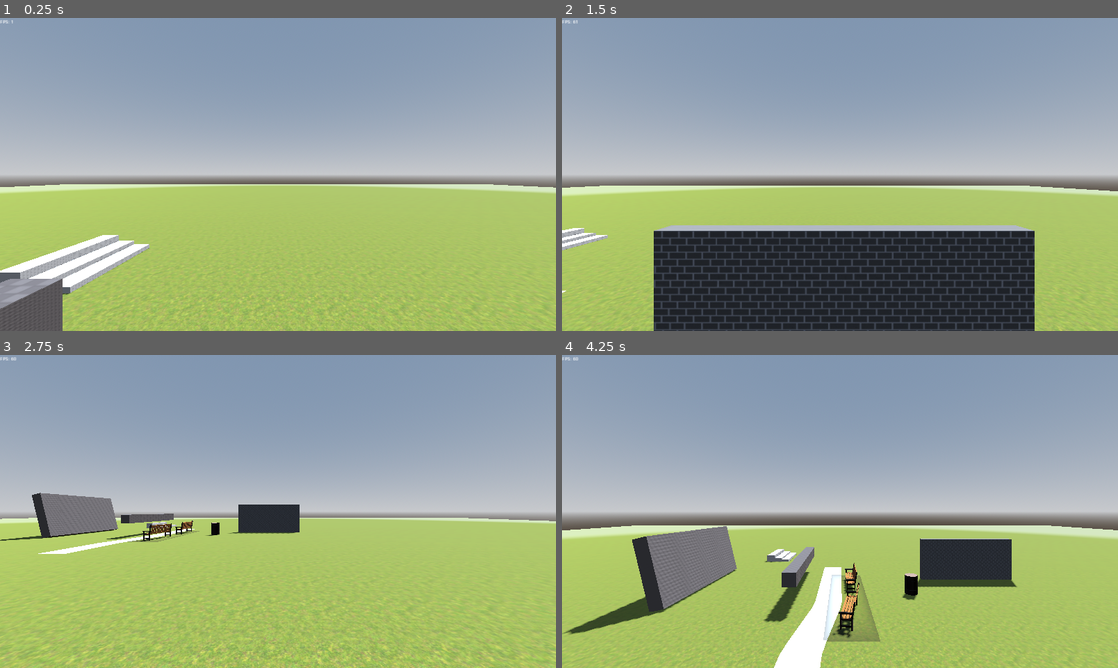
Above: before the commit, frames 1-4 (two rows, left to right).
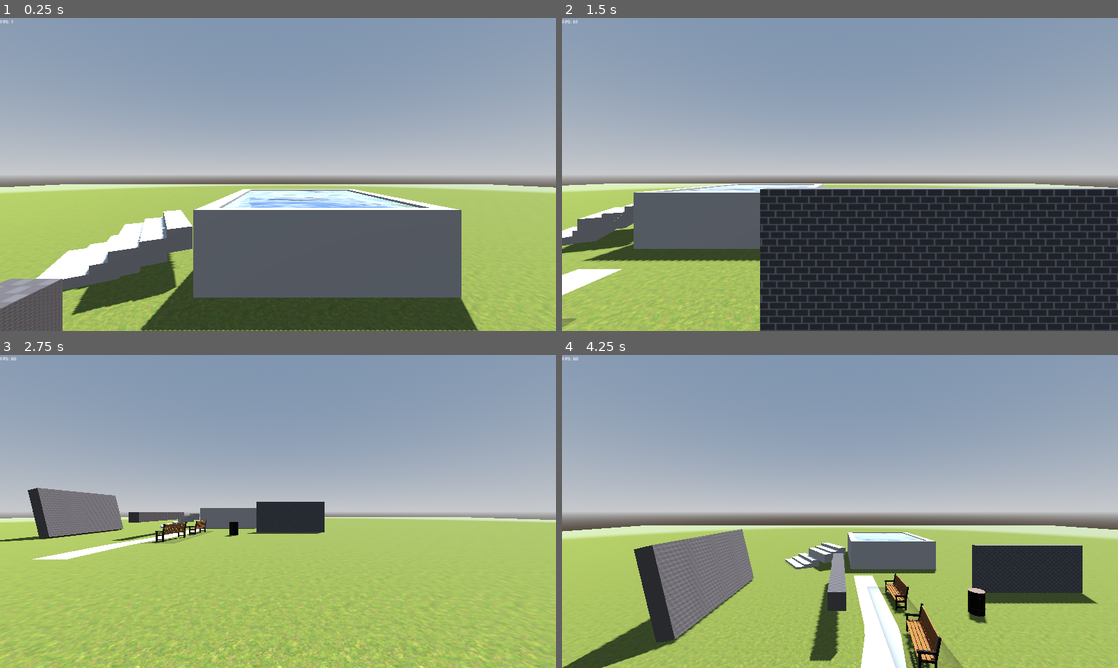
Above: after the commit, the same moments.

Repository: Arktikus/echoes-of-yesterday
Game: Godot game, scene res://playground.tscn
Same seed, same stepped clock (60 frames per second), same inputs: the game is played once before the commit and once after it.
Inputs (mouse positions are in pixels of both pictures, inside the frame that each line leads up to):
- Up to frame 1 (0.25 s): no input
- Up to frame 2 (1.5 s): move the mouse to (962, 158) at 0.52 s; hold D (move_right) 0.53-1.28 s; hold Ctrl (crouch) 0.53-1.28 s; tap Space (jump) at 0.77, 1.07 s; tap V (noclip) at 0.8, 1.35 s; move the mouse to (728, 190) at 1.27 s; hold S (move_down) from 1.28 s (still down)
- Up to frame 3 (2.75 s): tap Space (jump) at 1.52, 1.55, 1.82 s; move the mouse to (333, 442) at 2.02 s; release S (move_down) at 2.03 s; hold D (move_right) from 2.03 s (still down); hold Space (jump) from 2.03 s (still down); tap Ctrl (crouch) at 2.3 s
- Up to frame 4 (4.25 s): move the mouse to (812, 574) at 2.77 s; release D (move_right) at 2.78 s; release Space (jump) at 2.78 s; hold W (move_up) 2.78-3.53 s; tap Ctrl (crouch) at 2.85 s; tap Space (jump) at 3.02, 3.32, 3.77, 3.8, 4.07 s; tap V (noclip) at 3.05 s; move the mouse to (1006, 558) at 3.52 s; press the mouse at (1006, 558) at 3.53 s; hold A (move_left) from 3.53 s (still down)

The runs differ from the first frame. In frame 1, 27% of the frame differs, in the area x 0-87%, y 54-100%; in frame 2, 31%, in the area x 0-100%, y 52-100%; in frame 3, 6.4%; in frame 4, 19%.

Commit message:
Crouch and started adding Water and swimming

Diff:
--- a/player/player.tscn
+++ b/player/player.tscn
@@ -27,12 +27,14 @@
 transform = Transform3D(1, 0, 0, 0, 1, 0, 0, 0, 1, 0, 1, 0)
 mesh = SubResource("CapsuleMesh_f0r81")
 
-[node name="head" type="Node3D" parent="."]
+[node name="head_original_position" type="Node3D" parent="."]
 transform = Transform3D(1, 0, 0, 0, 1, 0, 0, 0, 1, 0, 1.79, 0)
 
-[node name="camera_smooth" type="Node3D" parent="head"]
+[node name="head" type="Node3D" parent="head_original_position"]
 
-[node name="camera_3d" type="Camera3D" parent="head/camera_smooth"]
+[node name="camera_smooth" type="Node3D" parent="head_original_position/head"]
+
+[node name="camera_3d" type="Camera3D" parent="head_original_position/head/camera_smooth"]
 cull_mask = 1048573
 far = 100.0
 
--- a/player/scripts/player.gd
+++ b/player/scripts/player.gd
@@ -21,8 +21,9 @@
 @export_range(0.0, 10.0, 0.1) var controller_sensitivity: float = 5.5
 
 @onready var world_model: Node3D = $world_model
-@onready var camera: Camera3D = $head/camera_smooth/camera_3d
-@onready var camera_smooth: Node3D = $head/camera_smooth
+@onready var head: Node3D = $head_original_position/head
+@onready var camera: Camera3D = $head_original_position/head/camera_smooth/camera_3d
+@onready var camera_smooth: Node3D = $head_original_position/head/camera_smooth
 
 @onready var standing_collision_shape: CollisionShape3D = $standing_collision_shape
 
@@ -33,6 +34,10 @@
 var noclip: bool = false
 var wish_dir: Vector3 = Vector3.ZERO
 var cam_aligned_wish_dir: Vector3 = Vector3.ZERO
+
+const CROUCH_TRANSLATE: float = 0.7
+const CROUCH_JUMP_ADD: float = CROUCH_TRANSLATE * 0.9 # 0.9 for sourcelike camera jitter in air on crouch
+var is_crouched: bool = false
 
 const MAX_STEP_HEIGHT: float = 0.5
 var _snapped_to_stairs_last_frame: bool = false
@@ -79,6 +84,30 @@
 	self.velocity *= new_speed
 
 	_headbob_effect(delta)
+
+@onready var _original_capsule_height = standing_collision_shape.shape.height
+func _handle_crouch_physics(delta) -> void:
+	var was_crouched_last_frame = is_crouched
+	if Input.is_action_pressed("crouch"):
+		is_crouched = true
+	elif is_crouched and not self.test_move(self.global_transform, Vector3(0, CROUCH_TRANSLATE, 0)):
+		is_crouched = false
+
+	# Allow for crouch to heighten/extend a jump
+	var translate_y_if_possible: float = 0.0
+	if was_crouched_last_frame != is_crouched and not is_on_floor() and not _snapped_to_stairs_last_frame:
+		translate_y_if_possible = CROUCH_JUMP_ADD if is_crouched else -CROUCH_JUMP_ADD
+	# Make sure not to get player stuck in floor/ceiling during crouch jumps
+	if translate_y_if_possible != 0.0:
+		var result = KinematicCollision3D.new()
+		self.test_move(self.global_transform, Vector3(0, translate_y_if_possible, 0), result)
+		self.position.y += result.get_travel().y
+		head.position.y -= result.get_travel().y
+		head.position.y = clampf(head.position.y, -CROUCH_TRANSLATE, 0)
+
+	head.position.y = move_toward(head.position.y, -CROUCH_TRANSLATE if is_crouched else 0, 7.0 * delta)
+	standing_collision_shape.shape.height = _original_capsule_height - CROUCH_TRANSLATE if is_crouched else _original_capsule_height
+	standing_collision_shape.position.y = standing_collision_shape.shape.height / 2
 
 func _handle_air_physics(delta) -> void:
 	self.velocity.y -= gravity * delta
@@ -192,6 +221,8 @@
 	wish_dir = self.global_transform.basis * Vector3(_input_dir.x, 0., _input_dir.y)
 	cam_aligned_wish_dir = camera.global_transform.basis * Vector3(_input_dir.x, 0., _input_dir.y)
 
+	_handle_crouch_physics(delta)
+
 	if not _handle_noclip(delta):
 		if is_on_floor() or _snapped_to_stairs_last_frame:
 			if Input.is_action_just_pressed("jump") or (auto_bhop and Input.is_action_pressed("jump")):
@@ -259,6 +290,8 @@
 	)
 
 func get_move_speed() -> float:
+	if is_crouched:
+		return walk_speed * 0.8 #TESTING TODO: CHANGE?
 	return sprint_speed if Input.is_action_pressed("sprint") else walk_speed
 
 #@export_group("Movement")
--- a/playground.tscn
+++ b/playground.tscn
@@ -12,6 +12,7 @@
 [ext_resource type="Script" path="res://fps_label.gd" id="7_k4pil"]
 [ext_resource type="Texture2D" uid="uid://b0mi4gxdqrvob" path="res://textures/wall/wall_02_edited.png" id="8_sb3lp"]
 [ext_resource type="Texture2D" uid="uid://db7tvabybt02y" path="res://textures/wall/wall_02_edited_normal.png" id="9_r8yv3"]
+[ext_resource type="PackedScene" uid="uid://ca0wevg1lb4rx" path="res://utils/WaterMaker3D/WaterMaker3D.tscn" id="13_v1t67"]
 
 [sub_resource type="ProceduralSkyMaterial" id="ProceduralSkyMaterial_up78g"]
 sky_horizon_color = Color(0.64625, 0.65575, 0.67075, 1)
@@ -31,6 +32,7 @@
 fog_aerial_perspective = 0.1
 fog_height_density = 0.2
 fog_depth_begin = 80.0
+volumetric_fog_density = 0.0
 
 [sub_resource type="StandardMaterial3D" id="StandardMaterial3D_eij3s"]
 albedo_texture = ExtResource("1_olesv")
@@ -80,6 +82,38 @@
 size = Vector3(9, 4, 0.5)
 
 [sub_resource type="BoxMesh" id="BoxMesh_4i35l"]
+
+[sub_resource type="BoxMesh" id="BoxMesh_1u3c2"]
+
+[sub_resource type="FastNoiseLite" id="FastNoiseLite_ne0pq"]
+resource_local_to_scene = true
+
+[sub_resource type="NoiseTexture2D" id="NoiseTexture2D_1w7fs"]
+resource_local_to_scene = true
+seamless = true
+as_normal_map = true
+noise = SubResource("FastNoiseLite_ne0pq")
+
+[sub_resource type="NoiseTexture2D" id="NoiseTexture2D_52sdh"]
+resource_local_to_scene = true
+seamless = true
+as_normal_map = true
+noise = SubResource("FastNoiseLite_ne0pq")
+
+[sub_resource type="StandardMaterial3D" id="StandardMaterial3D_160pn"]
+resource_local_to_scene = true
+transparency = 1
+cull_mode = 2
+depth_draw_mode = 1
+albedo_color = Color(0.309804, 0.541176, 0.866667, 0.388235)
+roughness = 0.0
+normal_enabled = true
+normal_texture = SubResource("NoiseTexture2D_1w7fs")
+refraction_enabled = true
+refraction_texture = SubResource("NoiseTexture2D_52sdh")
+uv1_scale = Vector3(0.04, 0.04, 0.04)
+uv1_triplanar = true
+uv1_world_triplanar = true
 
 [node name="Playground" type="Node3D"]
 
@@ -182,16 +216,49 @@
 use_collision = true
 
 [node name="csg_mesh_3d" type="CSGMesh3D" parent="csg_combiner_3d"]
-transform = Transform3D(1, 0, 0, 0, 1, 0, 0, 0, 4.93536, -8.089, -0.266898, -9.58986)
+transform = Transform3D(-0.857733, 0, -2.53724, 0, 1, 0, 0.514095, 0, -4.23322, -9.90069, -0.266898, -9.08851)
 use_collision = true
 mesh = SubResource("BoxMesh_4i35l")
 
 [node name="csg_mesh_3d2" type="CSGMesh3D" parent="csg_combiner_3d"]
-transform = Transform3D(1, 0, 0, 0, 1, 0, 0, 0, 4.93536, -9.06444, -0.053007, -9.58986)
+transform = Transform3D(-0.857733, 0, -2.53724, 0, 1, 0, 0.514095, 0, -4.23322, -9.06402, -0.053007, -9.58998)
 use_collision = true
 mesh = SubResource("BoxMesh_4i35l")
 
 [node name="csg_mesh_3d3" type="CSGMesh3D" parent="csg_combiner_3d"]
-transform = Transform3D(1, 0, 0, 0, 1, 0, 0, 0, 4.93536, -10.0392, 0.307491, -9.58986)
-use_collision = true
-mesh = SubResource("BoxMesh_4i35l")
+transform = Transform3D(-0.857733, 0, -2.53724, 0, 1, 0, 0.514095, 0, -4.23322, -8.22793, 0.307491, -10.0911)
+use_collision = true
+mesh = SubResource("BoxMesh_4i35l")
+
+[node name="csg_mesh_3d4" type="CSGMesh3D" parent="csg_combiner_3d"]
+transform = Transform3D(-0.857733, 0, -2.53724, 0, 1, 0, 0.514095, 0, -4.23322, -6.61796, 1.26205, -9.08851)
+use_collision = true
+mesh = SubResource("BoxMesh_4i35l")
+
+[node name="csg_mesh_3d5" type="CSGMesh3D" parent="csg_combiner_3d"]
+transform = Transform3D(-0.857733, 0, -2.53724, 0, 1, 0, 0.514095, 0, -4.23322, -5.78129, 1.47594, -9.58998)
+use_collision = true
+mesh = SubResource("BoxMesh_4i35l")
+
+[node name="csg_mesh_3d6" type="CSGMesh3D" parent="csg_combiner_3d"]
+transform = Transform3D(-0.857733, 0, -2.53724, 0, 1, 0, 0.514095, 0, -4.23322, -4.94521, 1.83644, -10.0911)
+use_collision = true
+mesh = SubResource("BoxMesh_4i35l")
+
+[node name="csg_combiner_3d2" type="CSGCombiner3D" parent="."]
+use_collision = true
+
+[node name="csg_mesh_3d4" type="CSGMesh3D" parent="csg_combiner_3d2"]
+transform = Transform3D(10.1417, 0, 0, 0, 3.30392, 0, 0, 0, 11.1606, 2.44073, 1.64833, -12.4236)
+use_collision = true
+mesh = SubResource("BoxMesh_4i35l")
+
+[node name="csg_mesh_3d5" type="CSGMesh3D" parent="csg_combiner_3d2"]
+transform = Transform3D(8.58736, 0, 0, 0, 3.30392, 0, 0, 0, 10.0252, 2.44073, 1.64833, -12.4236)
+operation = 2
+mesh = SubResource("BoxMesh_1u3c2")
+
+[node name="WaterMaker3D" parent="." instance=ExtResource("13_v1t67")]
+transform = Transform3D(1, 0, 0, 0, 1, 0, 0, 0, 1, 2.43301, 1.18052, -12.5139)
+size = Vector3(8.56555, 4.03864, 10.2051)
+material = SubResource("StandardMaterial3D_160pn")
--- a/project.godot
+++ b/project.godot
@@ -38,7 +38,8 @@
 "res://build/": "gray",
 "res://materials/": "teal",
 "res://player/": "purple",
-"res://textures/": "orange"
+"res://textures/": "orange",
+"res://utils/": "pink"
 }
 
 [input]
@@ -124,6 +125,8 @@
 
 lights_and_shadows/directional_shadow/soft_shadow_filter_quality=0
 lightmapping/primitive_meshes/texel_size=0.05
+environment/volumetric_fog/volume_size=256
+environment/volumetric_fog/volume_depth=256
 anti_aliasing/quality/msaa_3d=1
 anti_aliasing/quality/screen_space_aa=1
 occlusion_culling/use_occlusion_culling=true
--- /dev/null
+++ b/utils/WaterMaker3D/CameraWaterOverlay.gdshader
@@ -0,0 +1,37 @@
+shader_type canvas_item;
+
+uniform sampler2D screen_texture : hint_screen_texture;
+
+void fragment() {
+    vec2 uv = SCREEN_UV;
+
+    // Ripple effect
+    float rippleSpeed = 1.5;
+    float rippleDensity = 10.0;
+    float rippleStrength = 0.02;
+
+    // Calculate angle and distance from the center of the screen
+    vec2 center = vec2(0.5, 0.5);
+    vec2 delta = uv - center;
+    float distance = length(delta);
+    float angle = atan(delta.y, delta.x);
+
+    // Apply the ripple effect
+    uv.x += cos(angle * rippleDensity + TIME * rippleSpeed) * rippleStrength * distance;
+    uv.y += sin(angle * rippleDensity + TIME * rippleSpeed) * rippleStrength * distance;
+
+    // Simple blur effect
+    vec4 color = vec4(0.0);
+    float total = 0.0;
+    for (float x = -2.0; x <= 2.0; x++) {
+        for (float y = -2.0; y <= 2.0; y++) {
+            vec2 samplePos = uv + vec2(x, y) * 0.001; // Blur radius
+            color += texture(screen_texture, samplePos);
+            total += 1.0;
+        }
+    }
+    color /= total;
+
+    // Output the final color
+    COLOR = color;
+}
--- /dev/null
+++ b/utils/WaterMaker3D/FogFade.gdshader
@@ -0,0 +1,24 @@
+shader_type fog;
+
+uniform float density : hint_range(0, 1, 0.0001) = 1.0;
+uniform vec4 albedo : source_color = vec4(1.0);
+uniform vec4 emission : source_color = vec4(0, 0, 0, 1);
+uniform float height_falloff = 0.0;
+uniform float edge_fade = 0.1;
+uniform sampler3D density_texture: hint_default_white;
+uniform vec4 fade_plane = vec4(0., 1., 0., -999.);
+
+void fog() {
+	DENSITY = density * clamp(exp2(-height_falloff * (WORLD_POSITION.y - OBJECT_POSITION.y)), 0.0, 1.0);
+	DENSITY *= texture(density_texture, UVW).r;
+	DENSITY *= pow(clamp(-2.0 * SDF / min(min(SIZE.x, SIZE.y), SIZE.z), 0.0, 1.0), edge_fade);
+	ALBEDO = albedo.rgb;
+	EMISSION = emission.rgb;
+
+	// Anything above the fade plane will be drawn. Anything below has its density set to 0.
+	float fade_sharpness = 0.35; // Higher is faster fade
+	vec3 fade_plane_origin = fade_plane.xyz * fade_plane.w;
+	vec3 pos_rel_to_plane = WORLD_POSITION - fade_plane_origin;
+	float fade_mult = max(0., min(1., dot(pos_rel_to_plane, fade_plane.xyz) * fade_sharpness));
+	DENSITY *= fade_mult * albedo.a;
+}
--- /dev/null
+++ b/utils/WaterMaker3D/FogVolumeFadeScript.gd
@@ -0,0 +1,13 @@
+extends FogVolume
+
+@export var fade_distance := 5
+
+# Called every frame. 'delta' is the elapsed time since the previous frame.
+func _process(_delta):
+	var cam = get_viewport().get_camera_3d() if get_viewport() else null
+	if cam:
+		var fade_plane_normal = cam.global_transform.basis.z * -1
+		var fade_plane_pos = cam.global_transform.origin + cam.global_transform.basis.z * -fade_distance
+		var fade_plane_distance = fade_plane_pos.dot(fade_plane_normal)
+		var fade_plane = Vector4(fade_plane_normal.x, fade_plane_normal.y, fade_plane_normal.z, fade_plane_distance)
+		self.material.set_shader_parameter("fade_plane", fade_plane)
--- /dev/null
+++ b/utils/WaterMaker3D/WaterMaker3D.gd
@@ -0,0 +1,54 @@
+@tool
+extends CSGBox3D
+
+@export var water_texture_move_speed := Vector3(0.0025, 0.0025, 0.0025)
+@export var water_texture_uv_scale := 0.04
+@export var water_color := Color(0.3098039329052, 0.54117649793625, 0.86666667461395, 0.38823530077934)
+@export var fog_color := Color(0, 0.04313725605607, 0.15686275064945)
+@export_range(0.0, 250.0) var fog_fade_dist := 5.0
+
+static var last_frame_drew_underwater_effect : int = -999
+
+func _ready():
+	self.process_priority = 999 # Call _process last to update move after any camera movement
+
+# Track the current camera with an area so we can check if it is inside the water
+func should_draw_camera_underwater_effect():
+	var camera := get_viewport().get_camera_3d() if get_viewport() else null
+	if not camera: return false
+	var aabb = self.global_transform * self.get_aabb().grow(0.025)
+	if not aabb.has_point(camera.global_position): return false
+	# Don't draw multiple overlays at once, incase 2 water bodies overlap
+	if last_frame_drew_underwater_effect == Engine.get_process_frames(): return false
+
+	%CameraPosShapeCast3D.global_position = camera.global_position
+	%CameraPosShapeCast3D.force_shapecast_update()
+	var camera_is_in_water_area3d := false
+	for i in %CameraPosShapeCast3D.get_collision_count():
+		if %CameraPosShapeCast3D.get_collider(i) == %SwimmableArea3D:
+			return true
+	return false
+
+func _update_mesh():
+	if get_node_or_null("%CollisionShape3D"):
+		%CollisionShape3D.shape.size = self.size
+
+func _process(delta):
+	_update_mesh()
+	if self.material is StandardMaterial3D:
+		if not Engine.is_editor_hint():
+			self.material.uv1_offset += water_texture_move_speed * delta
+		self.material.uv1_scale = Vector3(water_texture_uv_scale,water_texture_uv_scale,water_texture_uv_scale)
+		self.material.albedo_color = water_color
+	%FogVolume.material.set_shader_parameter("albedo", fog_color)
+	%FogVolume.material.set_shader_parameter("emission", fog_color)
+	%FogVolume.size = self.size
+	%FogVolume.fade_distance = self.fog_fade_dist
+	if not Engine.is_editor_hint():
+		if should_draw_camera_underwater_effect():
+			%WaterRippleOverlay.visible = true
+			%FogVolume.material.set_shader_parameter("edge_fade", 0.1)
+			last_frame_drew_underwater_effect = Engine.get_process_frames()
+		else:
+			%WaterRippleOverlay.visible = false
+			%FogVolume.material.set_shader_parameter("edge_fade", 1.1)
--- /dev/null
+++ b/utils/WaterMaker3D/WaterMaker3D.tscn
@@ -0,0 +1,96 @@
+[gd_scene load_steps=14 format=3 uid="uid://ca0wevg1lb4rx"]
+
+[ext_resource type="Script" path="res://utils/WaterMaker3D/WaterMaker3D.gd" id="1_7s6ww"]
+[ext_resource type="Shader" path="res://utils/WaterMaker3D/FogFade.gdshader" id="2_5f01f"]
+[ext_resource type="Shader" path="res://utils/WaterMaker3D/CameraWaterOverlay.gdshader" id="2_12cox"]
+[ext_resource type="Script" path="res://utils/WaterMaker3D/FogVolumeFadeScript.gd" id="3_b5ytn"]
+
+[sub_resource type="FastNoiseLite" id="FastNoiseLite_1bimf"]
+resource_local_to_scene = true
+
+[sub_resource type="NoiseTexture2D" id="NoiseTexture2D_mdx3j"]
+resource_local_to_scene = true
+seamless = true
+as_normal_map = true
+noise = SubResource("FastNoiseLite_1bimf")
+
+[sub_resource type="NoiseTexture2D" id="NoiseTexture2D_xl6ub"]
+resource_local_to_scene = true
+seamless = true
+as_normal_map = true
+noise = SubResource("FastNoiseLite_1bimf")
+
+[sub_resource type="StandardMaterial3D" id="StandardMaterial3D_gdho2"]
+resource_local_to_scene = true
+transparency = 1
+cull_mode = 2
+depth_draw_mode = 1
+albedo_color = Color(0.309804, 0.541176, 0.866667, 0.388235)
+roughness = 0.0
+normal_enabled = true
+normal_texture = SubResource("NoiseTexture2D_mdx3j")
+refraction_enabled = true
+refraction_texture = SubResource("NoiseTexture2D_xl6ub")
+uv1_scale = Vector3(0.04, 0.04, 0.04)
+uv1_triplanar = true
+uv1_world_triplanar = true
+
+[sub_resource type="BoxShape3D" id="BoxShape3D_om5f8"]
+resource_local_to_scene = true
+
+[sub_resource type="BoxShape3D" id="BoxShape3D_cfplo"]
+size = Vector3(0.1, 0.1, 0.1)
+
+[sub_resource type="ShaderMaterial" id="ShaderMaterial_wrt5a"]
+resource_local_to_scene = true
+shader = ExtResource("2_5f01f")
+shader_parameter/density = 1.0
+shader_parameter/albedo = Color(0, 0.0431373, 0.156863, 1)
+shader_parameter/emission = Color(0, 0.0431373, 0.156863, 1)
+shader_parameter/height_falloff = 0.0
+shader_parameter/edge_fade = 0.1
+shader_parameter/fade_plane = Vector4(0, 1, 0, -999)
+
+[sub_resource type="ShaderMaterial" id="ShaderMaterial_ccyp1"]
+shader = ExtResource("2_12cox")
+
+[sub_resource type="PlaceholderTexture2D" id="PlaceholderTexture2D_dcd7l"]
+
+[node name="WaterMaker3D" type="CSGBox3D"]
+process_priority = 999
+material = SubResource("StandardMaterial3D_gdho2")
+script = ExtResource("1_7s6ww")
+
+[node name="SwimmableArea3D" type="Area3D" parent="." groups=["water_area"]]
+unique_name_in_owner = true
+
+[node name="CollisionShape3D" type="CollisionShape3D" parent="SwimmableArea3D"]
+unique_name_in_owner = true
+shape = SubResource("BoxShape3D_om5f8")
+
+[node name="CameraPosShapeCast3D" type="ShapeCast3D" parent="."]
+unique_name_in_owner = true
+shape = SubResource("BoxShape3D_cfplo")
+target_position = Vector3(0, 0, 0)
+collide_with_areas = true
+collide_with_bodies = false
+
+[node name="FogVolume" type="FogVolume" parent="."]
+unique_name_in_owner = true
+size = Vector3(1, 1, 1)
+material = SubResource("ShaderMaterial_wrt5a")
+script = ExtResource("3_b5ytn")
+
+[node name="WaterRippleOverlay" type="TextureRect" parent="."]
+unique_name_in_owner = true
+visible = false
+z_index = -10
+z_as_relative = false
+material = SubResource("ShaderMaterial_ccyp1")
+anchors_preset = 15
+anchor_right = 1.0
+anchor_bottom = 1.0
+grow_horizontal = 2
+grow_vertical = 2
+mouse_filter = 2
+texture = SubResource("PlaceholderTexture2D_dcd7l")
Not shown: 1 places in playground.tscn that only renumber resources
